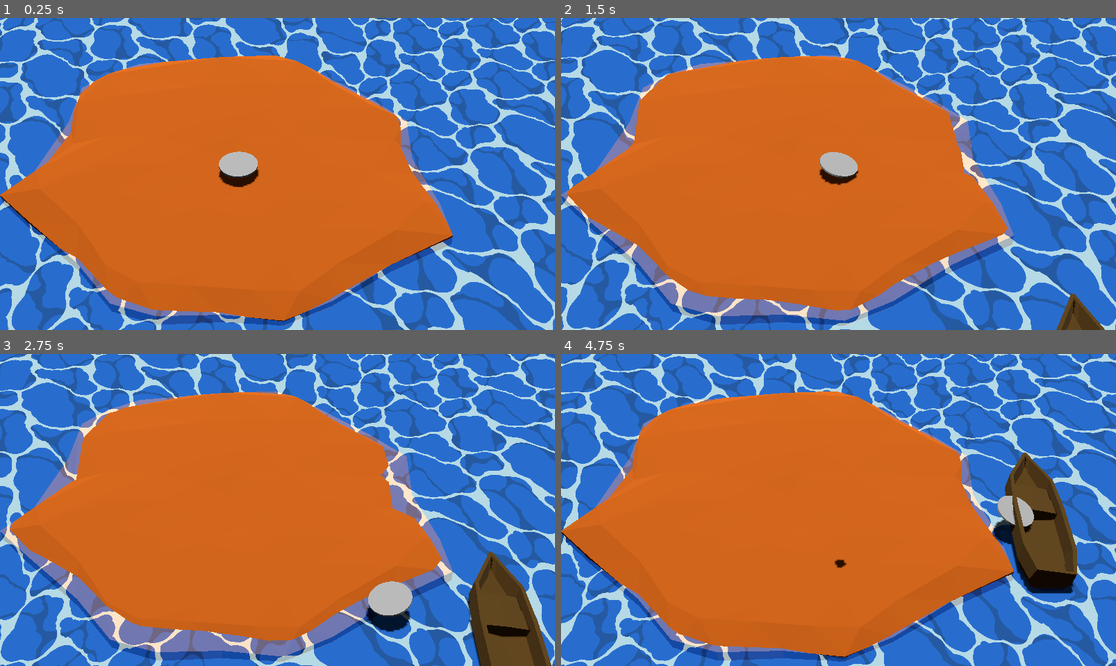
Above: before the commit, frames 1-4 (two rows, left to right).
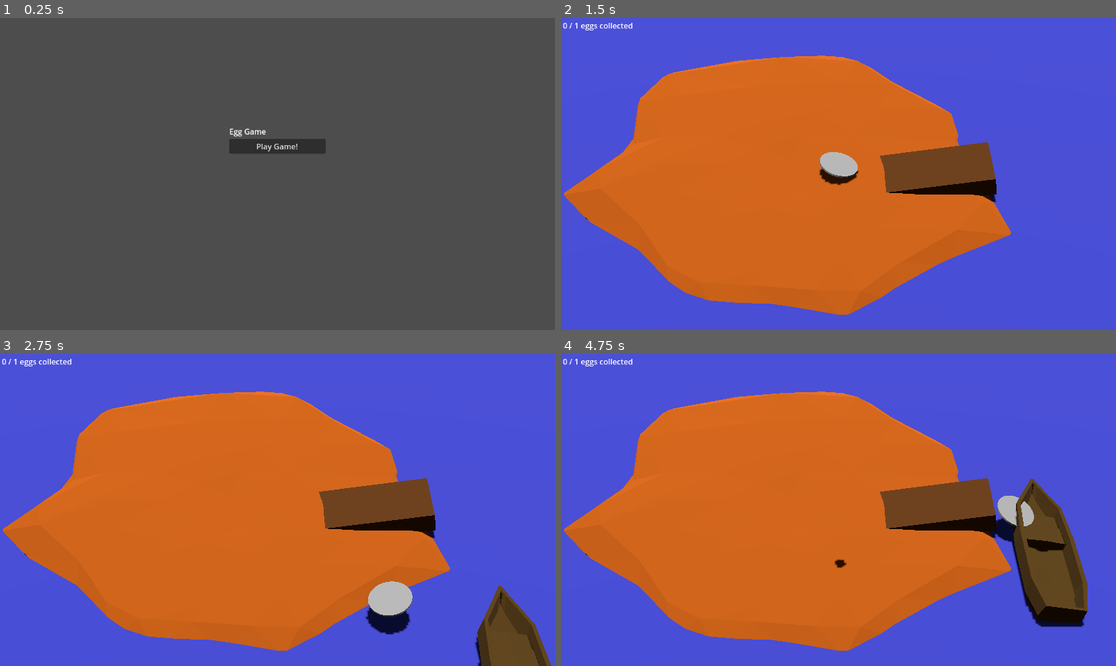
Above: after the commit, the same moments.

Repository: nikolajbaer/ldj56
Game: Godot game, scene res://intro.tscn
Two runs of this game, one before a commit and one after it. Both use one fixed random seed, a clock stepped at 60 frames per second and the inputs below. Before the commit the project starts from res://root.tscn.
Inputs (mouse positions are in pixels of both pictures, inside the frame that each line leads up to):
- Up to frame 1 (0.25 s): no input
- Up to frame 2 (1.5 s): click (838, 145) at 0.5 s, where only the run after the commit has a clickable "Play Game!"; move the mouse to (960, 158) at 1.27 s; hold Right (right) from 1.28 s (still down)
- Up to frame 3 (2.75 s): move the mouse to (166, 525) at 2.02 s; release Right (right) at 2.03 s; hold Down (down) from 2.03 s (still down)
- Up to frame 4 (4.75 s): move the mouse to (894, 441) at 2.77 s; release Down (down) at 2.78 s; hold Right (right) 2.78-3.53 s; move the mouse to (810, 572) at 3.52 s; hold Up (up) 3.53-4.28 s; move the mouse to (1005, 556) at 4.27 s; hold Left (left) from 4.28 s (still down)

The runs differ from the first frame. In frame 1, 100% of the frame differs, in the area x 0-100%, y 0-100%; in frame 2, 58%; in frame 3, 58%; in frame 4, 55%.

Commit message:
add intro scene, dock

Diff:
--- a/boat.gd
+++ b/boat.gd
@@ -1,7 +1,9 @@
 extends AnimatableBody3D
 
 signal full
+signal egg_collected
 
+const FULL = 1
 const EGG_WIDTH=0.6
 var egg_count = 0
 
@@ -11,10 +13,12 @@
 		body.reparent(self)
 		body.position = $EggStart.position + Vector3(egg_count%2 * EGG_WIDTH,0,floor(egg_count/2)*EGG_WIDTH)
 		egg_count += 1
-		if egg_count == 12:
+		egg_collected.emit()
+		if egg_count == FULL:
 			full.emit()
 
 func clear_cargo():
 	for child in get_children():
 		if child is Egg:
 			child.queue_free()
+	egg_count = 0
--- a/egg.gd
+++ b/egg.gd
@@ -16,7 +16,7 @@
 		self.queue_free()
 
 func _on_body_entered(body: Node) -> void:
-	print("Egg hit ",body.name," at ",last_vel)
+	#print("Egg hit ",body.name," at ",last_vel)
 
 	if body.name == "ground" and last_vel > CRACK_SPEED and not crack_triggered:
 		timer.start()
--- /dev/null
+++ b/intro.gd
@@ -0,0 +1,15 @@
+extends Control
+
+
+# Called when the node enters the scene tree for the first time.
+func _ready() -> void:
+	pass # Replace with function body.
+
+
+# Called every frame. 'delta' is the elapsed time since the previous frame.
+func _process(delta: float) -> void:
+	pass
+
+
+func _on_button_pressed() -> void:
+	get_tree().change_scene_to_file("res://root.tscn")
--- /dev/null
+++ b/intro.tscn
@@ -0,0 +1,37 @@
+[gd_scene load_steps=2 format=3 uid="uid://dm32og71noj32"]
+
+[ext_resource type="Script" path="res://intro.gd" id="1_msqk3"]
+
+[node name="intro" type="Control"]
+layout_mode = 3
+anchors_preset = 15
+anchor_right = 1.0
+anchor_bottom = 1.0
+grow_horizontal = 2
+grow_vertical = 2
+script = ExtResource("1_msqk3")
+
+[node name="VBox" type="VBoxContainer" parent="."]
+layout_mode = 2
+offset_right = 1152.0
+offset_bottom = 648.0
+
+[node name="CenterContainer" type="CenterContainer" parent="VBox"]
+layout_mode = 2
+size_flags_vertical = 3
+
+[node name="Panel" type="VBoxContainer" parent="VBox/CenterContainer"]
+custom_minimum_size = Vector2(200, 200)
+layout_mode = 2
+
+[node name="RichTextLabel" type="RichTextLabel" parent="VBox/CenterContainer/Panel"]
+layout_mode = 2
+text = "Egg Game
+"
+fit_content = true
+
+[node name="Button" type="Button" parent="VBox/CenterContainer/Panel"]
+layout_mode = 2
+text = "Play Game!"
+
+[connection signal="pressed" from="VBox/CenterContainer/Panel/Button" to="." method="_on_button_pressed"]
--- a/project.godot
+++ b/project.godot
@@ -11,7 +11,7 @@
 [application]
 
 config/name="LD51"
-run/main_scene="res://root.tscn"
+run/main_scene="res://intro.tscn"
 config/features=PackedStringArray("4.3", "GL Compatibility")
 config/icon="res://icon.svg"
 
--- a/root.gd
+++ b/root.gd
@@ -2,17 +2,22 @@
 
 var Egg = preload("res://egg.tscn")
 var Creature = preload("res://creature.tscn")
+var game_active
 # Called when the node enters the scene tree for the first time.
 func _ready() -> void:
 	$AnimationPlayer.play("boat_enter")
 	$Boat.connect("full",_on_full)
+	_on_boat_egg_collected()
+	# Capturing the mouse doesn't work well with tilt right now
 	#Input.mouse_mode = Input.MOUSE_MODE_CAPTURED
+	game_active = true
 
 # Called every frame. 'delta' is the elapsed time since the previous frame.
 func _process(delta: float) -> void:
 	pass
 
 func _on_timer_timeout() -> void:
+	if not game_active: return
 	var egg = Egg.instantiate()
 	egg.position.x = randf_range(-5,5)
 	egg.position.z = randf_range(-5,5)
@@ -31,7 +36,7 @@
 
 func _on_chomp():
 	$trampoline.weighed_down += 1
-
+#
 #func _input(event):
 	#if event.is_action_pressed("ui_cancel"):
 		#if Input.mouse_mode == Input.MOUSE_MODE_CAPTURED:
@@ -45,7 +50,11 @@
 		$AnimationPlayer.play("boat_rock",-3)
 	elif anim_name == "boat_exit":
 		$Boat.clear_cargo()
-		$AnimationPlayer.play("boat_enter")
+		#$AnimationPlayer.play("boat_enter")
 
 func _on_full():
 	$AnimationPlayer.play("boat_exit",-2)
+	game_active = false
+
+func _on_boat_egg_collected() -> void:
+	$HUD/RichTextLabel.text = "%d / %d eggs collected" % [$Boat.egg_count,$Boat.FULL]
--- a/root.tscn
+++ b/root.tscn
@@ -40,6 +40,9 @@
 [sub_resource type="StandardMaterial3D" id="StandardMaterial3D_os3lx"]
 albedo_color = Color(0.124231, 0.266051, 0.518849, 1)
 
+[sub_resource type="StandardMaterial3D" id="StandardMaterial3D_v2txw"]
+albedo_color = Color(0.220134, 0.236158, 0.646493, 1)
+
 [sub_resource type="ProceduralSkyMaterial" id="ProceduralSkyMaterial_m247a"]
 
 [sub_resource type="Sky" id="Sky_lt4y7"]
@@ -134,6 +137,16 @@
 "boat_rock": SubResource("Animation_nn7di")
 }
 
+[sub_resource type="BoxShape3D" id="BoxShape3D_78s2t"]
+size = Vector3(6.04041, 1, 2.99407)
+
+[sub_resource type="StandardMaterial3D" id="StandardMaterial3D_epovc"]
+albedo_color = Color(0.338198, 0.195825, 0.041064, 1)
+
+[sub_resource type="BoxMesh" id="BoxMesh_fylyy"]
+material = SubResource("StandardMaterial3D_epovc")
+size = Vector3(6, 1, 3)
+
 [node name="root" type="Node3D"]
 script = ExtResource("1_pdsvo")
 
@@ -167,10 +180,15 @@
 autostart = true
 
 [node name="ocean" type="MeshInstance3D" parent="."]
+visible = false
 material_override = SubResource("ShaderMaterial_5ll3s")
 mesh = SubResource("PlaneMesh_87dsb")
 surface_material_override/0 = SubResource("StandardMaterial3D_os3lx")
 
+[node name="ocean_perf" type="MeshInstance3D" parent="."]
+mesh = SubResource("PlaneMesh_87dsb")
+surface_material_override/0 = SubResource("StandardMaterial3D_v2txw")
+
 [node name="WorldEnvironment" type="WorldEnvironment" parent="."]
 environment = SubResource("Environment_838tx")
 
@@ -182,5 +200,29 @@
 "": SubResource("AnimationLibrary_r0dqb")
 }
 
+[node name="Dock" type="StaticBody3D" parent="."]
+transform = Transform3D(0.986898, -0.161345, 0, 0.161345, 0.986898, 0, 0, 0, 1, 6.93968, 0.576939, 0)
+
+[node name="CollisionShape3D" type="CollisionShape3D" parent="Dock"]
+shape = SubResource("BoxShape3D_78s2t")
+
+[node name="MeshInstance3D" type="MeshInstance3D" parent="Dock"]
+mesh = SubResource("BoxMesh_fylyy")
+
+[node name="HUD" type="Control" parent="."]
+layout_mode = 3
+anchors_preset = 0
+offset_right = 40.0
+offset_bottom = 40.0
+
+[node name="RichTextLabel" type="RichTextLabel" parent="HUD"]
+layout_mode = 0
+offset_left = 4.0
+offset_top = 4.0
+offset_right = 213.0
+offset_bottom = 38.0
+text = "0 / 12 eggs collected"
+
 [connection signal="timeout" from="Timer" to="." method="_on_timer_timeout"]
+[connection signal="egg_collected" from="Boat" to="." method="_on_boat_egg_collected"]
 [connection signal="animation_finished" from="AnimationPlayer" to="." method="_on_animation_player_animation_finished"]
--- a/trampoline.tscn
+++ b/trampoline.tscn
@@ -3,7 +3,7 @@
 [ext_resource type="Script" path="res://trampoline.gd" id="1_p0ijf"]
 
 [sub_resource type="PhysicsMaterial" id="PhysicsMaterial_fw8ri"]
-bounce = 1.0
+bounce = 0.5
 
 [sub_resource type="CylinderMesh" id="CylinderMesh_hacoc"]
 top_radius = 1.0
@@ -11,7 +11,7 @@
 height = 0.1
 
 [sub_resource type="CylinderShape3D" id="CylinderShape3D_1ooxa"]
-height = 0.1
+height = 1.0
 radius = 1.0
 
 [node name="trampoline" type="AnimatableBody3D"]
@@ -23,5 +23,5 @@
 mesh = SubResource("CylinderMesh_hacoc")
 
 [node name="CollisionShape3D" type="CollisionShape3D" parent="."]
-transform = Transform3D(1, 0, 0, 0, 1, 0, 0, 0, 1, 0, 1, 0)
+transform = Transform3D(1, 0, 0, 0, 1, 0, 0, 0, 1, 0, 0.55, 0)
 shape = SubResource("CylinderShape3D_1ooxa")
Not shown: 1 places in root.tscn that only renumber resources
